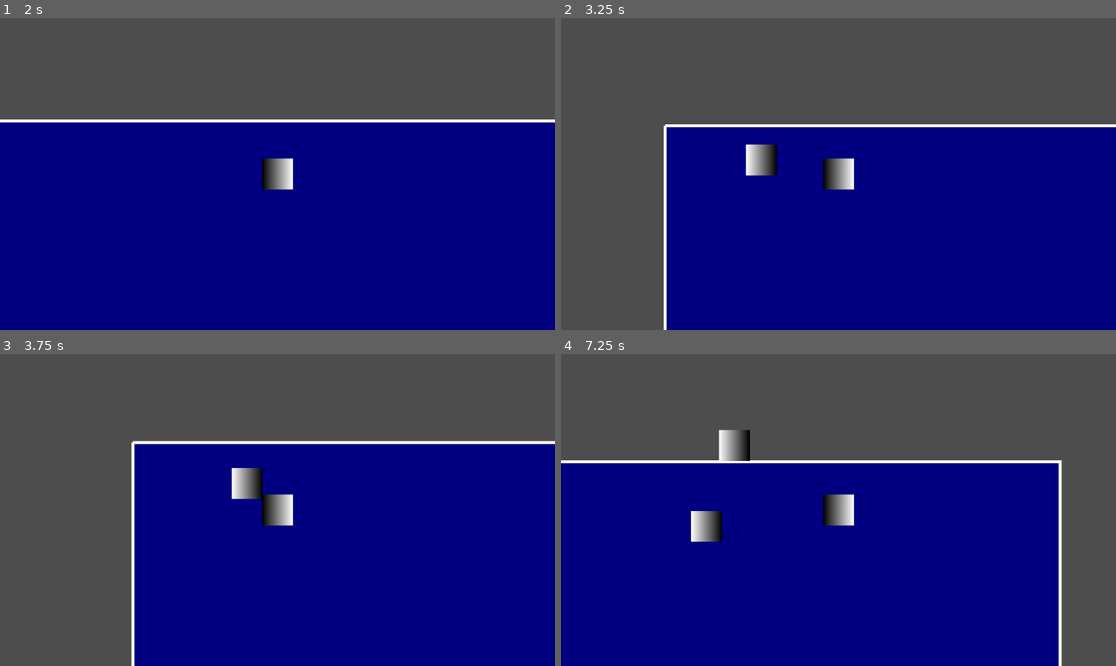
Above: before the commit, frames 1-4 (two rows, left to right).
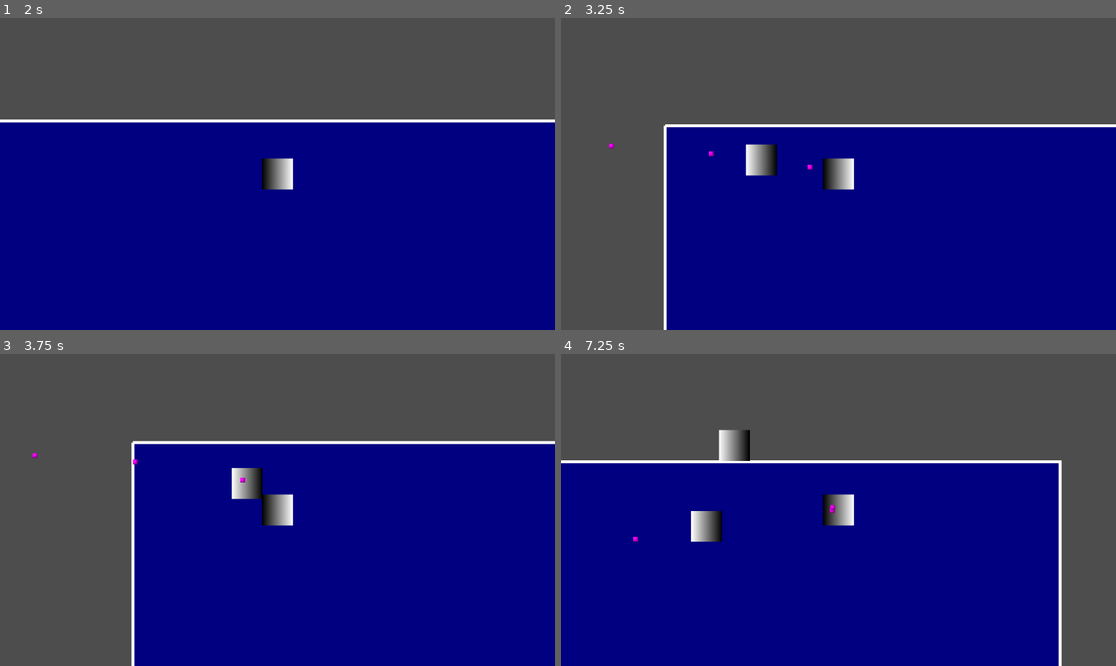
Above: after the commit, the same moments.

Repository: behrtic/axo
Game: Godot game, scene res://scenes/world/main.tscn
Same seed, same stepped clock (60 frames per second), same inputs: the game is played once before the commit and once after it.
Inputs:
- Up to frame 1 (2 s): tap Enter at 0.5 s; hold Up (ui_up) from 0.53 s (still down)
- Up to frame 2 (3.25 s): release Up (ui_up) at 2.03 s; hold Left (ui_left) from 2.03 s (still down)
- Up to frame 3 (3.75 s): release Left (ui_left) at 3.53 s; hold Down (ui_down) from 3.53 s (still down)
- Up to frame 4 (7.25 s): release Down (ui_down) at 4.28 s; hold Right (ui_right) 4.28-5.03 s; hold Up (ui_up) 5.03-5.78 s; hold Right (ui_right) from 5.78 s (still down)

Frame 1 is identical in both runs. In frame 2, less than 0.1% of the frame differs, in the area x 8-46%, y 40-49%; in frame 3, less than 0.1%, in the area x 5-45%, y 31-42%; in frame 4, less than 0.1%.

Commit message:
Added Projectile System

Diff:
--- a/icon.svg
+++ /dev/null
@@ -1 +0,0 @@
-<svg xmlns="http://www.w3.org/2000/svg" width="128" height="128"><rect width="124" height="124" x="2" y="2" fill="#363d52" stroke="#212532" stroke-width="4" rx="14"/><g fill="#fff" transform="translate(12.322 12.322)scale(.101)"><path d="M105 673v33q407 354 814 0v-33z"/><path fill="#478cbf" d="m105 673 152 14q12 1 15 14l4 67 132 10 8-61q2-11 15-15h162q13 4 15 15l8 61 132-10 4-67q3-13 15-14l152-14V427q30-39 56-81-35-59-83-108-43 20-82 47-40-37-88-64 7-51 8-102-59-28-123-42-26 43-46 89-49-7-98 0-20-46-46-89-64 14-123 42 1 51 8 102-48 27-88 64-39-27-82-47-48 49-83 108 26 42 56 81zm0 33v39c0 276 813 276 814 0v-39l-134 12-5 69q-2 10-14 13l-162 11q-12 0-16-11l-10-65H446l-10 65q-4 11-16 11l-162-11q-12-3-14-13l-5-69z"/><path d="M483 600c0 34 58 34 58 0v-86c0-34-58-34-58 0z"/><circle cx="725" cy="526" r="90"/><circle cx="299" cy="526" r="90"/></g><g fill="#414042" transform="translate(12.322 12.322)scale(.101)"><circle cx="307" cy="532" r="60"/><circle cx="717" cy="532" r="60"/></g></svg>
--- a/project.godot
+++ b/project.godot
@@ -13,7 +13,6 @@
 config/name="Axo"
 run/main_scene="uid://toug8kiu3lww"
 config/features=PackedStringArray("4.4", "Forward Plus")
-config/icon="res://icon.svg"
 
 [input]
 
--- a/scenes/enemy/enemy.tscn
+++ b/scenes/enemy/enemy.tscn
@@ -10,7 +10,7 @@
 
 [sub_resource type="CircleShape2D" id="CircleShape2D_5uy6h"]
 
-[node name="Enemy" type="CharacterBody2D"]
+[node name="Enemy" type="CharacterBody2D" groups=["enemy"]]
 script = ExtResource("1_4a83h")
 
 [node name="Sprite2D" type="Sprite2D" parent="."]
--- a/scenes/player/player.tscn
+++ b/scenes/player/player.tscn
@@ -1,6 +1,8 @@
-[gd_scene load_steps=5 format=3 uid="uid://bfs76ukg82tdm"]
+[gd_scene load_steps=7 format=3 uid="uid://bfs76ukg82tdm"]
 
 [ext_resource type="Script" uid="uid://da8udfgh82csg" path="res://scripts/player/player.gd" id="1_3vyb7"]
+[ext_resource type="PackedScene" uid="uid://pq1ox6u3ih15" path="res://scenes/weapons/weapons.tscn" id="2_gmlin"]
+[ext_resource type="PackedScene" uid="uid://cw0mxvse4v4o" path="res://scenes/weapons/projectile.tscn" id="3_lvxji"]
 
 [sub_resource type="Gradient" id="Gradient_u8vuu"]
 
@@ -11,6 +13,7 @@
 
 [node name="Player" type="CharacterBody2D"]
 script = ExtResource("1_3vyb7")
+projectile_scene = ExtResource("3_lvxji")
 
 [node name="Sprite2D" type="Sprite2D" parent="."]
 texture = SubResource("GradientTexture2D_3vyb7")
@@ -19,3 +22,8 @@
 shape = SubResource("CircleShape2D_g2els")
 
 [node name="Camera2D" type="Camera2D" parent="."]
+
+[node name="WeaponManager" type="Node2D" parent="."]
+
+[node name="Weapons" parent="WeaponManager" instance=ExtResource("2_gmlin")]
+projectile_scene = ExtResource("3_lvxji")
--- /dev/null
+++ b/scenes/weapons/projectile.tscn
@@ -0,0 +1,19 @@
+[gd_scene load_steps=4 format=3 uid="uid://cw0mxvse4v4o"]
+
+[ext_resource type="Script" uid="uid://cxvvcsqepokl0" path="res://scripts/weapons/projectile.gd" id="1_vl370"]
+
+[sub_resource type="PlaceholderTexture2D" id="PlaceholderTexture2D_vl370"]
+
+[sub_resource type="RectangleShape2D" id="RectangleShape2D_qp4n5"]
+
+[node name="Projectiles" type="Area2D"]
+collision_layer = 2
+collision_mask = 8
+script = ExtResource("1_vl370")
+
+[node name="Sprite2D" type="Sprite2D" parent="."]
+scale = Vector2(10, 10)
+texture = SubResource("PlaceholderTexture2D_vl370")
+
+[node name="CollisionShape2D" type="CollisionShape2D" parent="."]
+shape = SubResource("RectangleShape2D_qp4n5")
--- /dev/null
+++ b/scenes/weapons/weapons.tscn
@@ -0,0 +1,6 @@
+[gd_scene load_steps=2 format=3 uid="uid://pq1ox6u3ih15"]
+
+[ext_resource type="Script" uid="uid://bermb13e8xg0y" path="res://scripts/weapons/weapons.gd" id="1_gqehc"]
+
+[node name="Weapons" type="Node2D"]
+script = ExtResource("1_gqehc")
--- a/scripts/player/player.gd
+++ b/scripts/player/player.gd
@@ -1,4 +1,7 @@
 extends CharacterBody2D
+
+#Projectile Loading
+@export var projectile_scene: PackedScene
 
 #Arena Bounding
 @export var arena_size = Vector2(1200, 800)
--- /dev/null
+++ b/scripts/weapons/projectile.gd
@@ -0,0 +1,11 @@
+extends Area2D
+
+@export var speed = 600
+var direction = Vector2.ZERO
+
+func _process(delta):
+	position += direction * speed * delta
+
+	#Deletes if off screen
+	if position.length() > 3000:
+		queue_free()
--- /dev/null
+++ b/scripts/weapons/weapons.gd
@@ -0,0 +1,42 @@
+extends Node2D
+
+@export var projectile_scene : PackedScene
+@export var fire_rate = 0.5
+@export var range = 600
+
+var fire_timer = 0
+
+func _process(delta):
+
+	fire_timer += delta
+
+	if fire_timer >= fire_rate:
+		fire_timer = 0
+		shoot()
+
+func shoot():
+
+	var enemies = get_tree().get_nodes_in_group("enemy")
+
+	if enemies.size() == 0:
+		return
+
+	var closest_enemy = enemies[0]
+	var closest_distance = global_position.distance_to(closest_enemy.global_position)
+
+	for enemy in enemies:
+
+		var d = global_position.distance_to(enemy.global_position)
+
+		if d < closest_distance:
+			closest_enemy = enemy
+			closest_distance = d
+
+		var projectile = projectile_scene.instantiate()
+
+		var direction = (closest_enemy.global_position - global_position).normalized()
+
+		projectile.direction = direction
+		projectile.position = global_position
+
+		get_tree().current_scene.add_child(projectile)
Not shown, removed: icon.svg.import
Not shown, added: scripts/weapons/projectile.gd.uid
Not shown, added: scripts/weapons/weapons.gd.uid
